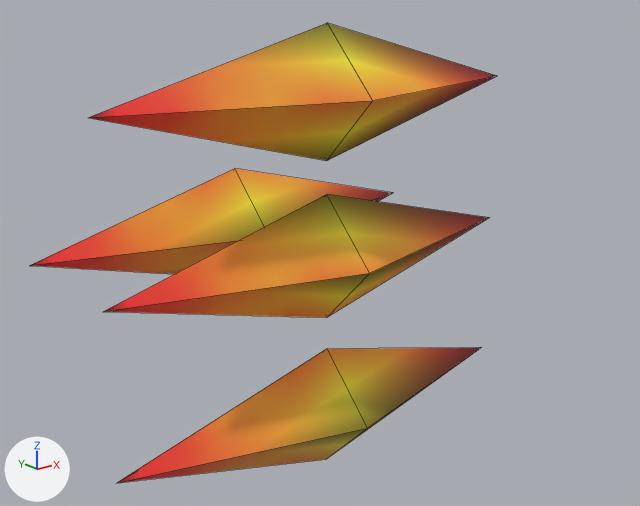
A saved change to the OBJ model CliffyJump/Assets/Models/Obstacles/Darts.obj.
One viewpoint serves both versions: a camera (50 mm lens) standing at (-2.19, -2.69, 14.11) and looking at (-0.02, 0.02, 13.02). Every picture has the same lights, and +X, +Y and +Z are marked at lower left. Mesh edges are drawn as thin lines. Where no turn or scale is listed for an object, it has been applied to the vertices.
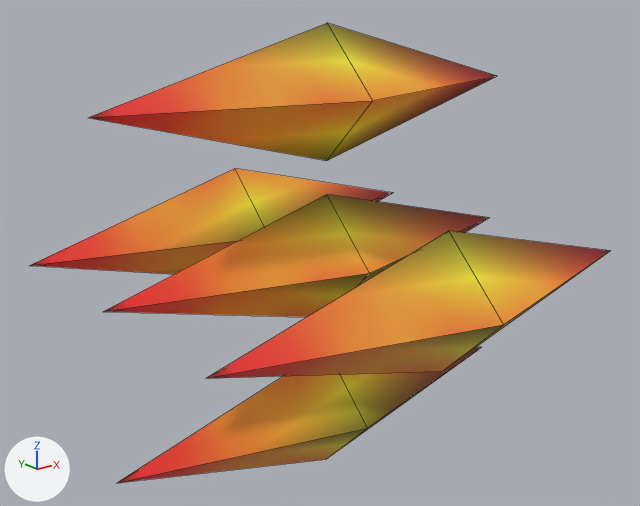
The newer file is also turned or shifted as a whole; pictures and numbers use the older file's frame.

Location of each change, (x1, y1, x2, y2) in pixels of the pictures (640 x 506 px):
'Cube.006', added
    after: (206, 231, 610, 379)

The edits, one by one:
Mesh me_cube_006 is new.
It has 6 vertices, 8 faces and spans x -0.99..1.0, y -0.93..-0.4, z 0.73..1.26.
It uses material mat_material (picture img_obstacles_png).
Object 'Cube.006' (ob_cube_006) is new; it shows me_cube_006.
Its location is (0.0, 0.0, 12.002).
